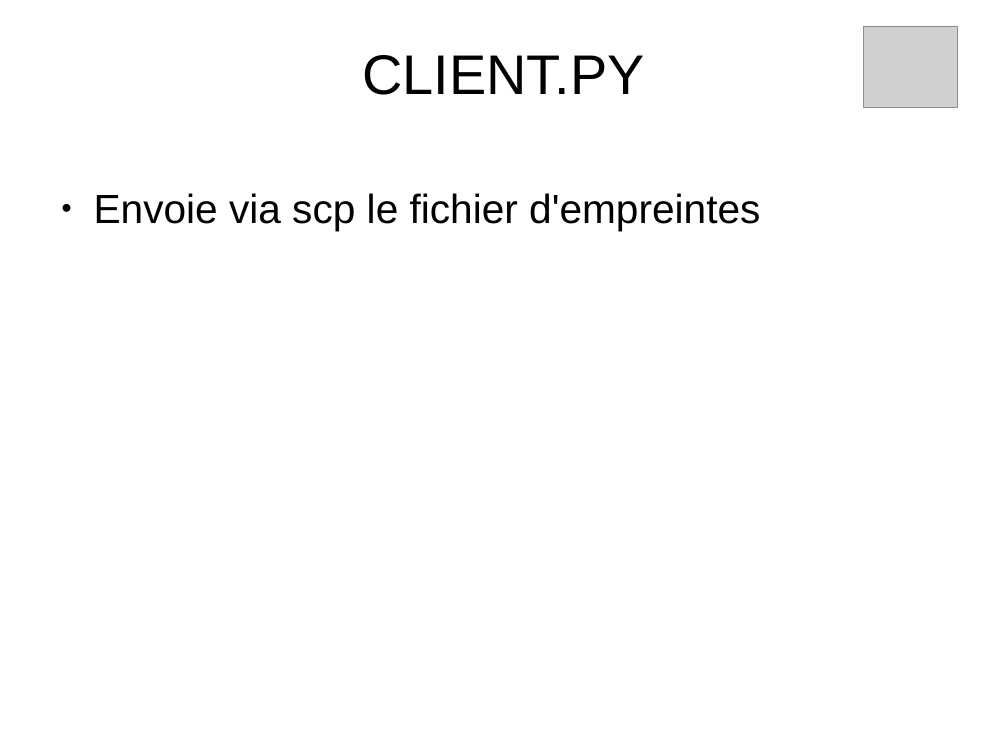
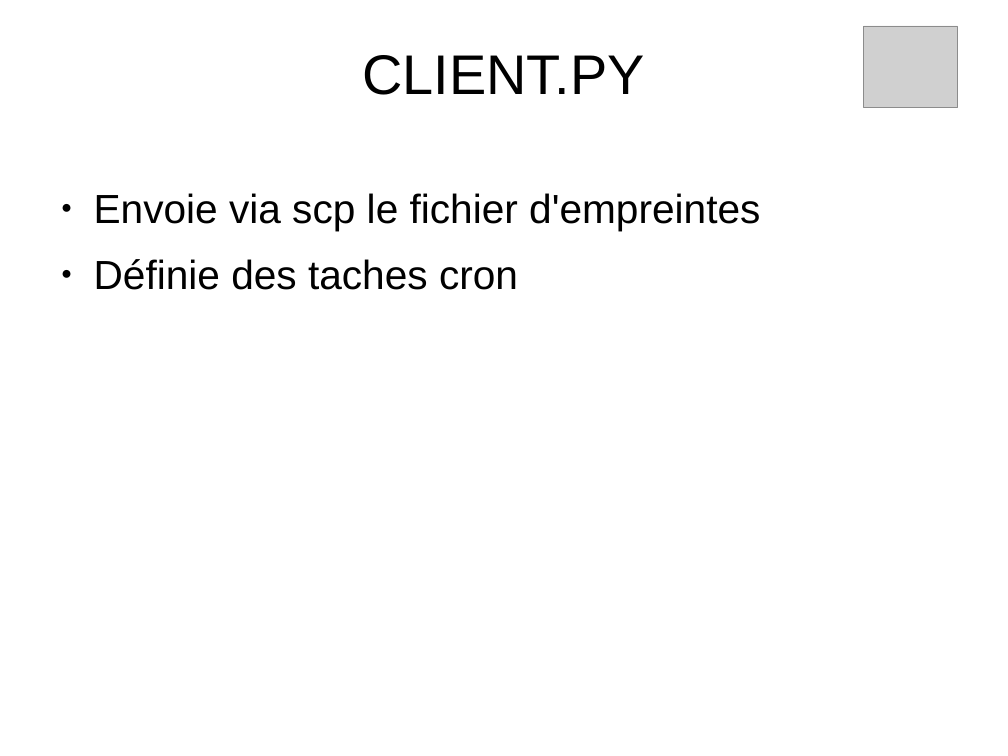
Before and after one commit to maximecohen2/secu_b3_TP-lab2, a slide deck: slide 10 of doc/Infrastructure.odp. Drawn at 1008x756 pixels with LibreOffice and Linux fonts; fonts in the diff are those of the drawing; grey boxes stand for pictures; background and template pictures are left out. Boxes give left, top, right and bottom in pixels: in the first picture for what was removed or moved away, otherwise in the second. Text is boxed around its words. In the diff, an @@ line names an element or a change of style, - is before the commit and + after.

```diff
--- a/doc/Infrastructure.odp
+++ b/doc/Infrastructure.odp
@@ text at <box>94,259,518,290</box>: paragraph added @@
+● Définie des taches cron
```
Also in this commit, not shown: 3 other slides changed, 3 other files.
